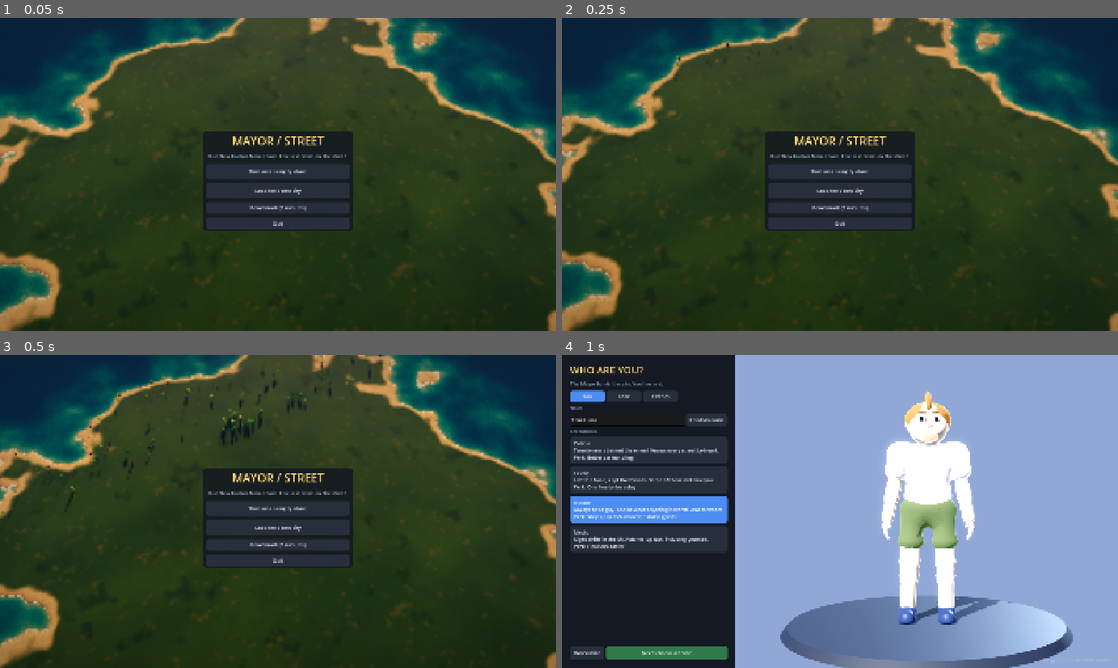
Above: before the commit, frames 1-4 (two rows, left to right).
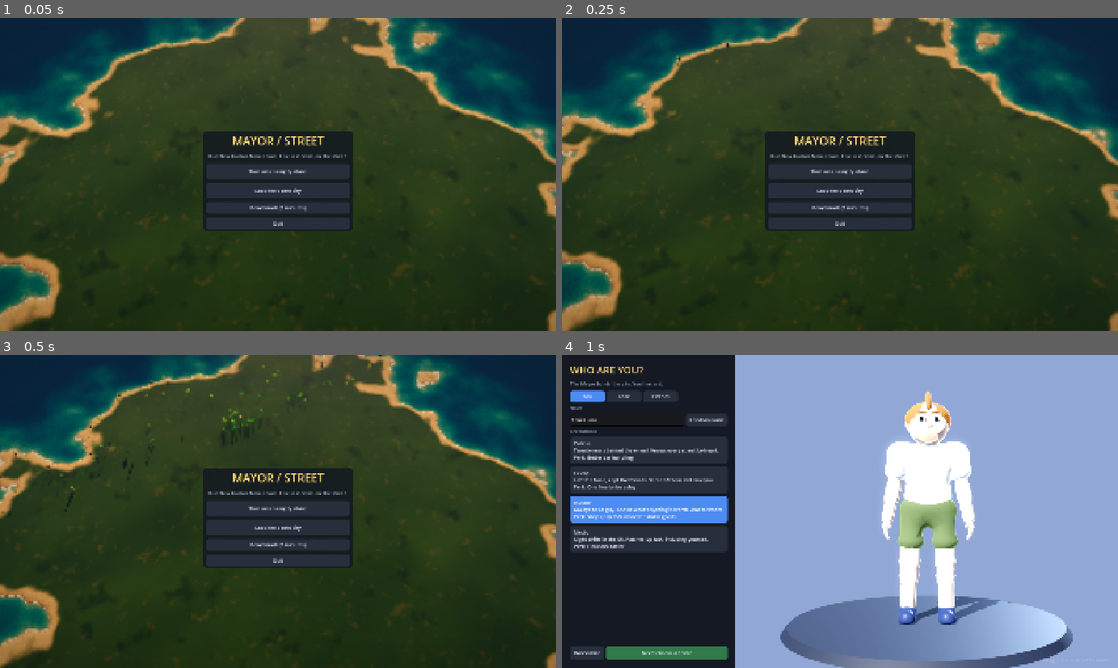
Above: after the commit, the same moments.

Repository: Fedgerick/mayor-street
Game: Godot game, scene res://scenes/main.tscn
Same seed, same stepped clock (60 frames per second), same inputs: the game is played once before the commit and once after it.
Inputs:
- Up to frame 1 (0.05 s): no input
- Up to frame 2 (0.25 s): no input
- Up to frame 3 (0.5 s): no input
- Up to frame 4 (1 s): click "Start on an empty island" at 0.5 s

Frame 1 is identical in both runs. In frame 3, 0.2% of the frame differs, in the area x 26-67%, y 1-25%; in frame 4, nothing differs.

Commit message:
Fewer close-up rigged people on Low and Med (6 and 12, High keeps 24); island-view shadows stop at 450 m on Low, 800 m on Med
Co-Authored-By: Claude Opus 5.5 <noreply@anthropic.com>
Claude-Session: https://claude.ai/code/session_018Fdsw527q9nhkGktqKEceR

Diff:
--- a/citylife/crowd.gd
+++ b/citylife/crowd.gd
@@ -946,6 +946,7 @@
 # triangles, 17 bones). A small pool is reused; everyone else stays a MultiMesh instance.
 
 const HERO_MAX := 24
+var hero_max := HERO_MAX  # main lowers it on Low and Med graphics: each costs script time
 const HERO_RADIUS := 28.0
 const HERO_KEEP := 34.0        # hysteresis so people don't flicker at the edge
 const HERO_SPAWNS_PER_FRAME := 2
@@ -976,7 +977,7 @@
 		cand.sort_custom(func(a, b): return a[0] < b[0])
 		var made := 0
 		for c in cand:
-			if _hero_count >= HERO_MAX:
+			if _hero_count >= hero_max:
 				break
 			if _pool.is_empty():
 				if made >= HERO_SPAWNS_PER_FRAME:
--- a/scripts/day_night.gd
+++ b/scripts/day_night.gd
@@ -250,7 +250,8 @@
 
 
 func set_view_distance(dist: float) -> void:
-	light.directional_shadow_max_distance = clampf(dist * 2.4, 140.0, 1300.0)
+	# High over the island the shadow maps would hold every building; Low and Med stop sooner.
+	light.directional_shadow_max_distance = clampf(dist * 2.4, 140.0, [450.0, 800.0, 1300.0][clampi(quality, 0, 2)])
 	_fog_base = clampf(0.11 / (dist + 300.0), 0.0001, 0.00045)
 	env.fog_density = _fog_base
 
--- a/scripts/main.gd
+++ b/scripts/main.gd
@@ -72,6 +72,7 @@
 	["street_night", 22.0, 562.0, 612.0, 80.0, 0.0, 0.0],
 ]
 const LIFE_DENSITY := [0.55, 1.0, 1.25]  # cars and people per graphics level
+const HERO_MAX := [6, 12, 24]  # close-up people on the full rigged model, per graphics level
 
 
 func _ready() -> void:
@@ -178,6 +179,7 @@
 	life.auto_step = false  # stepped from _process so it freezes while the game is paused
 	add_child(life)
 	life.setup(city, cam)
+	life.crowd.hero_max = HERO_MAX[quality]
 	street = preload("res://player/scenes/street_mode.tscn").instantiate()
 	add_child(street)
 	street.setup(city)  # registers its own save section, "street"
@@ -485,6 +487,7 @@
 	hud.set_quality(q)
 	if life:
 		life.density = LIFE_DENSITY[q]
+		life.crowd.hero_max = HERO_MAX[q]
 	if rain_fx:
 		rain_fx.set_quality(q)
 
